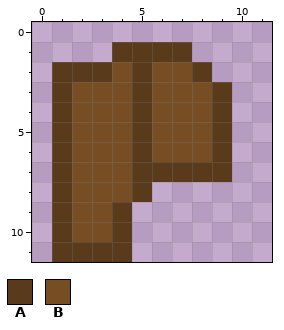
Pixel-art sprite -- Zombi Slayers/Assets/Resources/Arts/Particle Pieces/particle_wood2.png. This is how it looked before the edit.
The file is 48x48 pixels, drawn in blocks of 4x4; one block is one cell here.
Palette (. is transparent): A #593a1b  B #774e24
Pixels before, first column x 1:
 1 ...AAAA..
 2 AAABABBA.
 3 ABBBABBBA
 4 ABBBABBBA
 5 ABBBABBBA
 6 ABBBABBBA
 7 ABBBAAAAA
 8 ABBBA....
 9 ABBA.....
10 ABBA.....
11 AAAA.....
And afterwards:
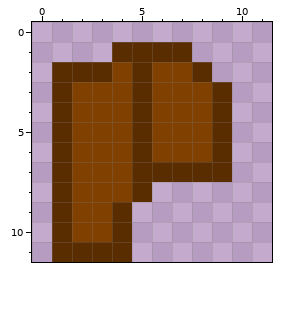
Edits made:
colour A: #593a1b -> #592d00
colour B: #774e24 -> #804000
